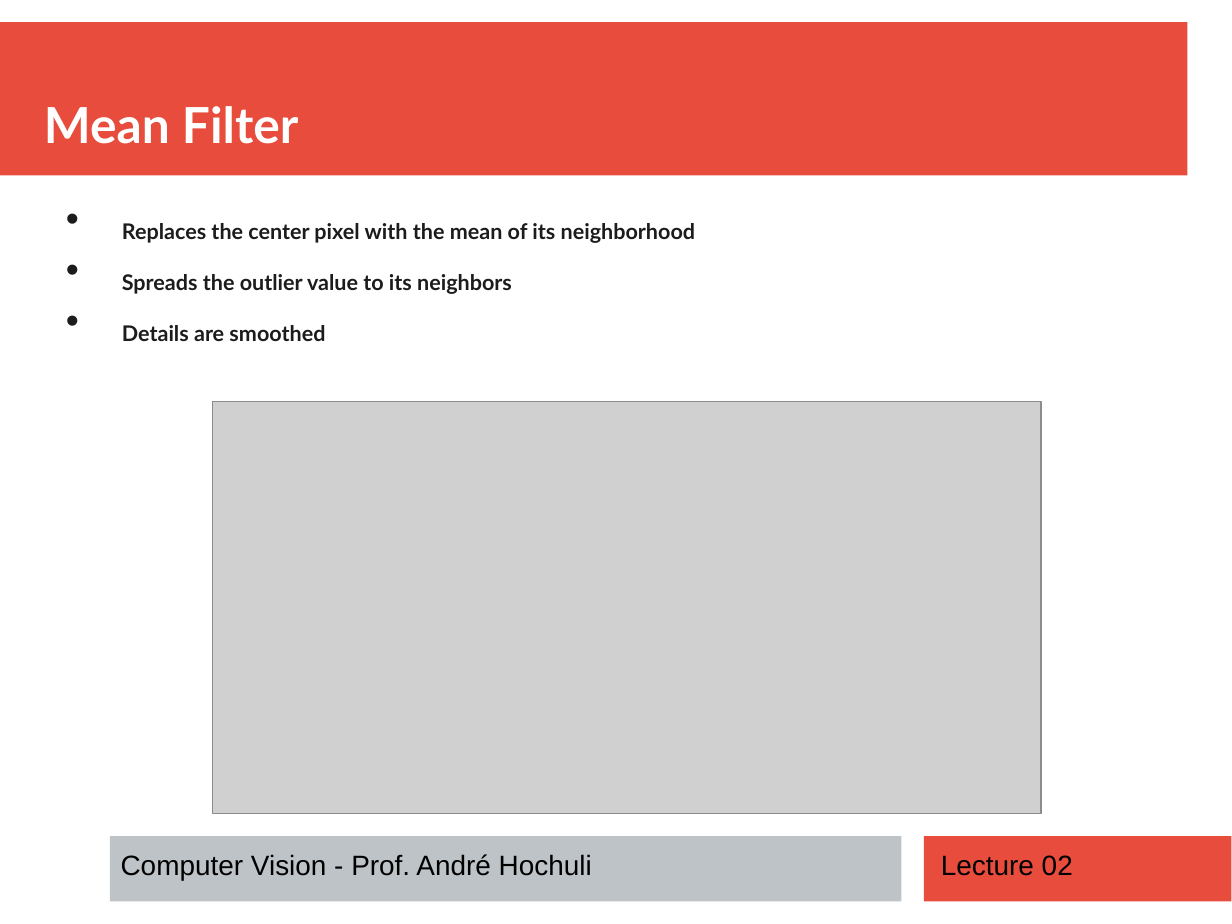
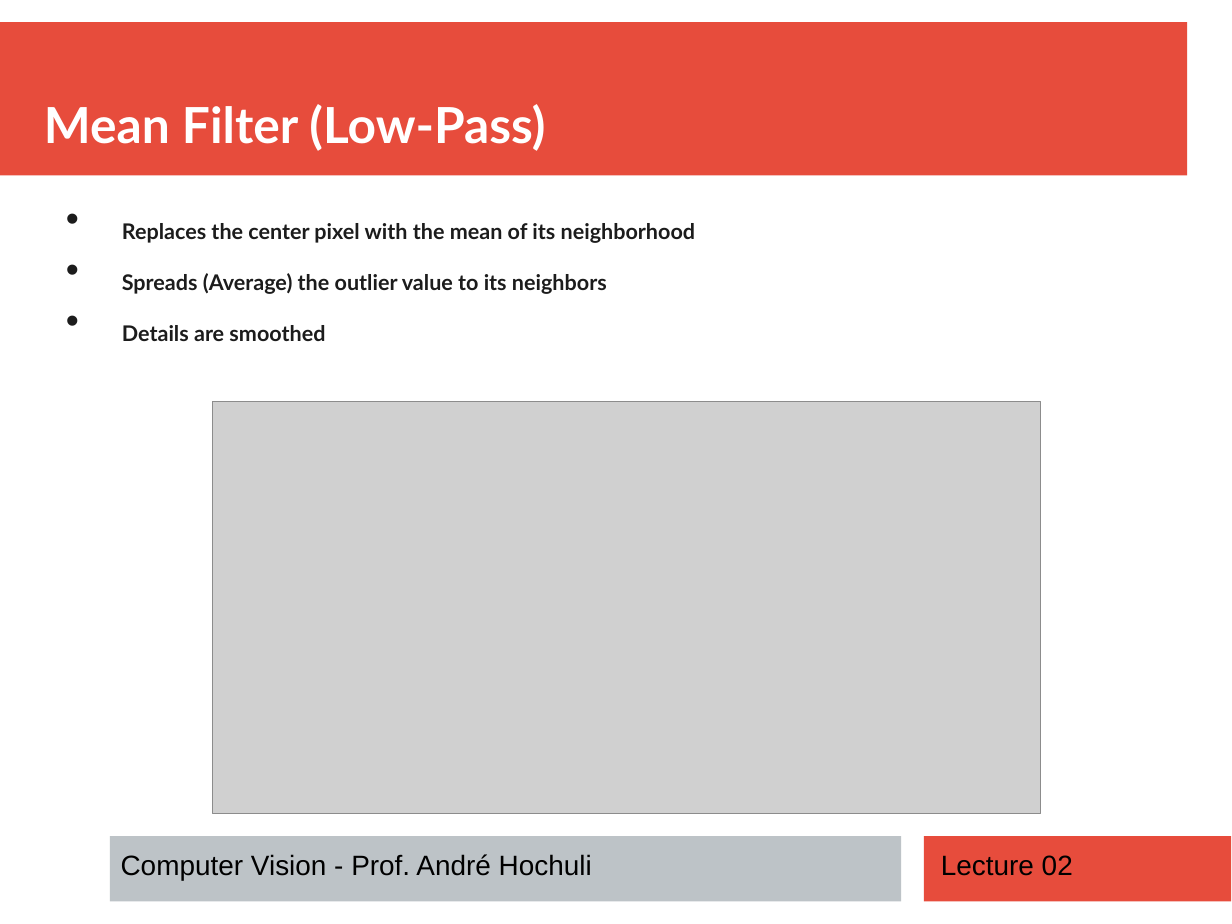
Before and after one commit to andrehochuli/teaching, a slide deck: slide 12 of ComputerVision/Lecture 02 - Image Filtering/Lecture 02 - Image Filtering.pptx (slide 7 before the commit). Drawn at 1232x924 pixels with LibreOffice and Linux fonts; fonts in the diff are those of the drawing; grey boxes stand for pictures. Boxes give left, top, right and bottom in pixels: in the first picture for what was removed or moved away, otherwise in the second. Text is boxed around its words. In the diff, an @@ line names an element or a change of style, - is before the commit and + after.

```diff
--- a/ComputerVision/Lecture 02 - Image Filtering/Lecture 02 - Image Filtering.pptx
+++ b/ComputerVision/Lecture 02 - Image Filtering/Lecture 02 - Image Filtering.pptx
@@ text at (x1=44, y1=104, x2=545, y2=151): text changed @@
-Mean Filter
+Mean Filter (Low-Pass)
@@ text at (x1=122, y1=273, x2=607, y2=294): text changed @@
-• Spreads the outlier value to its neighbors
+• Spreads (Average) the outlier value to its neighbors
```
Also in this commit, not shown: 6 other slides changed, 15 slides added, 2 other files.
